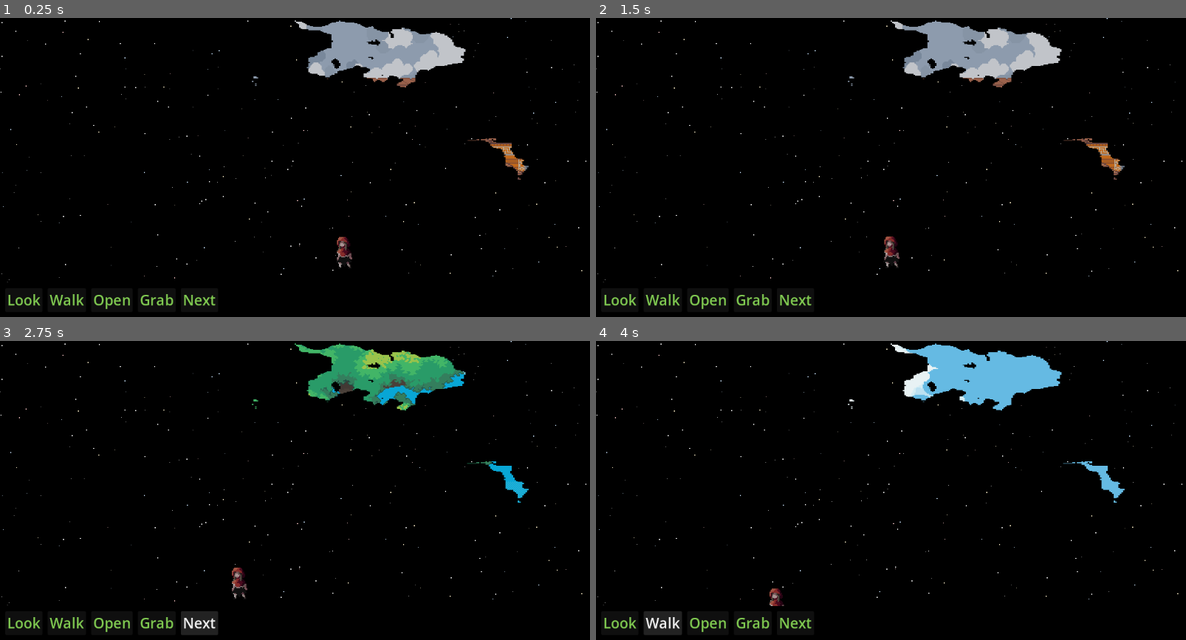
Above: before the commit, frames 1-4 (two rows, left to right).
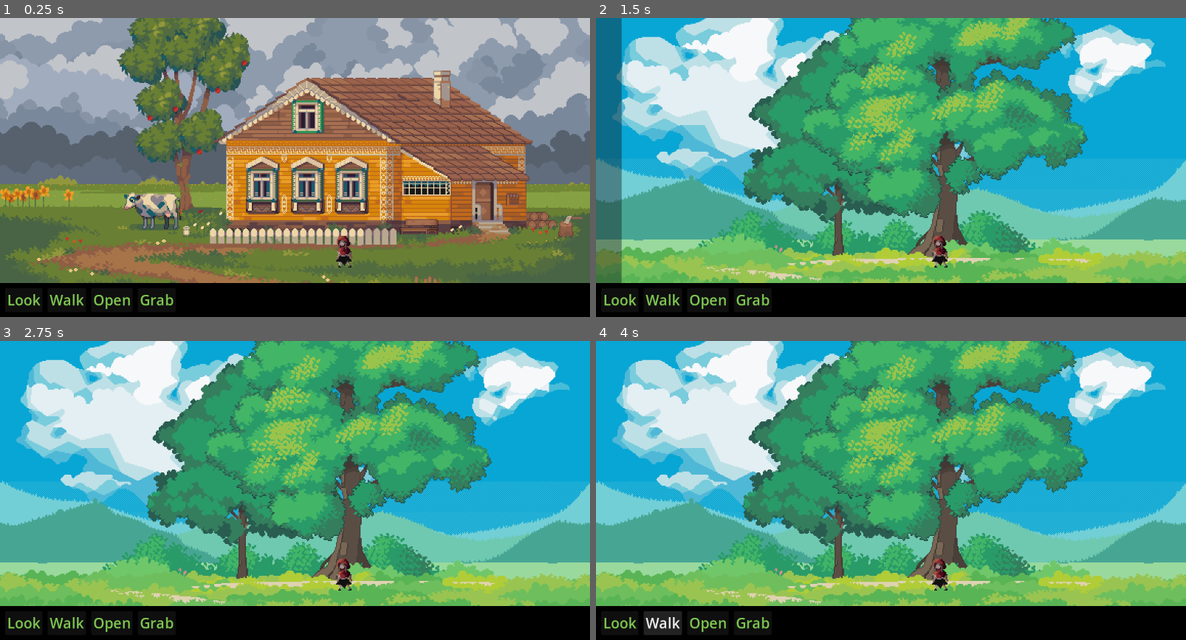
Above: after the commit, the same moments.

Repository: gregorhcs/GGJ26
Game: Godot game, scene res://SC_Game.tscn
Same seed, same stepped clock (60 frames per second), same inputs: the game is played once before the commit and once after it.
Inputs (mouse positions are in pixels of both pictures, inside the frame that each line leads up to):
- Up to frame 1 (0.25 s): no input
- Up to frame 2 (1.5 s): click "Look" at 0.5 s; click (607, 149) at 1.27 s
- Up to frame 3 (2.75 s): click (200, 622) at 2 s, where only the run before the commit has a clickable "Next"
- Up to frame 4 (4 s): click (796, 622) at 2.75 s, where only the run before the commit has a clickable "Next"; click "Walk" at 3.5 s

The runs differ from the first frame. In frame 1, 85% of the frame differs, in the area x 0-100%, y 0-97%; in frame 2, 89%; in frame 3, 85%; in frame 4, 89%.

Commit message:
UI input move to correct

Diff:
--- a/Prefabs/SC_LevelChange.tscn
+++ b/Prefabs/SC_LevelChange.tscn
@@ -1,3 +1,28 @@
 [gd_scene format=3 uid="uid://bt1mkr28sjdjb"]
 
-[node name="ScLevelChange" type="Node2D" unique_id=2081177871]
+[ext_resource type="Script" uid="uid://cndnf125ippai" path="res://Scripts/LevelChangeTrigger.gd" id="1_t1cv8"]
+
+[sub_resource type="StyleBoxEmpty" id="StyleBoxEmpty_t1cv8"]
+
+[sub_resource type="StyleBoxFlat" id="StyleBoxFlat_s18d6"]
+bg_color = Color(0.069, 0.082433335, 0.1, 0.40392157)
+
+[node name="ScLevelChange" type="Control" unique_id=1555687100 node_paths=PackedStringArray("TriggerButton")]
+layout_mode = 3
+anchors_preset = 0
+script = ExtResource("1_t1cv8")
+TriggerButton = NodePath("Button")
+
+[node name="Button" type="Button" parent="." unique_id=543647863]
+layout_mode = 1
+anchors_preset = 15
+anchor_right = 1.0
+anchor_bottom = 1.0
+grow_horizontal = 2
+grow_vertical = 2
+theme_override_styles/normal = SubResource("StyleBoxEmpty_t1cv8")
+theme_override_styles/hover = SubResource("StyleBoxFlat_s18d6")
+
+[connection signal="mouse_entered" from="Button" to="." method="_on_button_mouse_entered"]
+[connection signal="mouse_exited" from="Button" to="." method="_on_button_mouse_exited"]
+[connection signal="pressed" from="Button" to="." method="_on_button_pressed"]
--- a/SC_Game.tscn
+++ b/SC_Game.tscn
@@ -8,6 +8,7 @@
 [ext_resource type="Shader" uid="uid://cpw7c07oynd44" path="res://Shaders/SH_Starfield.gdshader" id="5_qbhns"]
 [ext_resource type="Shader" uid="uid://d0yxr6psoc2h7" path="res://Shaders/SH_Fracture.gdshader" id="6_i7ulb"]
 [ext_resource type="PackedScene" uid="uid://bj77ng66yfap2" path="res://Prefabs/SC_Avatar.tscn" id="6_tte00"]
+[ext_resource type="PackedScene" uid="uid://bt1mkr28sjdjb" path="res://Prefabs/SC_LevelChange.tscn" id="8_mnbkb"]
 
 [sub_resource type="ShaderMaterial" id="ShaderMaterial_i7ulb"]
 shader = ExtResource("5_qbhns")
@@ -20,7 +21,7 @@
 shader_parameter/CRACK_depth = 1
 shader_parameter/CRACK_zebra_scale = 1.0
 shader_parameter/CRACK_zebra_amp = 0.5690000270275
-shader_parameter/CRACK_profile = 0.698000033155
+shader_parameter/CRACK_profile = 0.0
 shader_parameter/CRACK_slope = 13.9610006156475
 shader_parameter/RATIO = 2.04200009373512
 shader_parameter/fracture_amount = 0.5650000268375
@@ -35,8 +36,8 @@
 grow_horizontal = 2
 grow_vertical = 2
 script = ExtResource("1_llf3c")
-AvatarControl = NodePath("VBoxContainer/ColorRectTop/ScAvatar")
-ScreenUIContainer = NodePath("VBoxContainer/ColorRectTop/TextureRect")
+AvatarControl = NodePath("VBoxContainer/Control/ScAvatar")
+ScreenUIContainer = NodePath("VBoxContainer/Control/ColorRectTop/BackgroundImage")
 Screens = Array[Texture2D]([ExtResource("2_afm0w"), ExtResource("3_od4mt"), ExtResource("4_toqui")])
 
 [node name="VBoxContainer" type="VBoxContainer" parent="." unique_id=752364534]
@@ -48,13 +49,25 @@
 grow_vertical = 2
 theme_override_constants/separation = 0
 
-[node name="ColorRectTop" type="ColorRect" parent="VBoxContainer" unique_id=343019258]
-material = SubResource("ShaderMaterial_i7ulb")
+[node name="Control" type="Control" parent="VBoxContainer" unique_id=680699202]
 layout_mode = 2
 size_flags_vertical = 3
 size_flags_stretch_ratio = 4.0
+mouse_filter = 1
 
-[node name="TextureRect" type="TextureRect" parent="VBoxContainer/ColorRectTop" unique_id=1478171983]
+[node name="ColorRectTop" type="ColorRect" parent="VBoxContainer/Control" unique_id=343019258]
+material = SubResource("ShaderMaterial_i7ulb")
+layout_mode = 1
+anchors_preset = 15
+anchor_right = 1.0
+anchor_bottom = 1.0
+grow_horizontal = 2
+grow_vertical = 2
+size_flags_vertical = 3
+size_flags_stretch_ratio = 4.0
+mouse_filter = 1
+
+[node name="BackgroundImage" type="TextureRect" parent="VBoxContainer/Control/ColorRectTop" unique_id=1478171983]
 material = SubResource("ShaderMaterial_mnbkb")
 layout_mode = 1
 anchors_preset = 15
@@ -67,8 +80,29 @@
 expand_mode = 3
 stretch_mode = 6
 
-[node name="ScAvatar" parent="VBoxContainer/ColorRectTop" unique_id=148740442 instance=ExtResource("6_tte00")]
-position = Vector2(670, 492)
+[node name="ScAvatar" parent="VBoxContainer/Control" unique_id=148740442 instance=ExtResource("6_tte00")]
+position = Vector2(670, 490)
+
+[node name="HBoxContainer" type="HBoxContainer" parent="VBoxContainer/Control" unique_id=3630931]
+layout_mode = 1
+anchors_preset = 15
+anchor_right = 1.0
+anchor_bottom = 1.0
+grow_horizontal = 2
+grow_vertical = 2
+mouse_filter = 2
+
+[node name="ScLevelChange_Left" parent="VBoxContainer/Control/HBoxContainer" unique_id=1555687100 instance=ExtResource("8_mnbkb")]
+z_index = 2
+custom_minimum_size = Vector2(50, 0)
+layout_mode = 2
+size_flags_horizontal = 2
+
+[node name="ScLevelChange_Right" parent="VBoxContainer/Control/HBoxContainer" unique_id=2081177871 instance=ExtResource("8_mnbkb")]
+z_index = 2
+custom_minimum_size = Vector2(50, 0)
+layout_mode = 2
+size_flags_horizontal = 10
 
 [node name="ColorRectBot" type="ColorRect" parent="VBoxContainer" unique_id=301630333]
 layout_mode = 2
@@ -121,11 +155,7 @@
 theme_override_font_sizes/font_size = 28
 text = "Grab"
 
-[node name="ButtonNext" type="Button" parent="VBoxContainer/ColorRectBot/MarginContainer/HFlowContainer" unique_id=1935172839]
-layout_mode = 2
-theme_override_colors/font_color = Color(0.5019608, 0.7921569, 0.31764707, 1)
-theme_override_constants/outline_size = 0
-theme_override_font_sizes/font_size = 28
-text = "Next"
-
-[connection signal="pressed" from="VBoxContainer/ColorRectBot/MarginContainer/HFlowContainer/ButtonNext" to="." method="_on_button_next_pressed"]
+[connection signal="gui_input" from="VBoxContainer/Control/ColorRectTop" to="." method="_on_color_rect_top_gui_input"]
+[connection signal="gui_input" from="VBoxContainer/Control/ColorRectTop/BackgroundImage" to="." method="_on_background_image_gui_input"]
+[connection signal="triggered" from="VBoxContainer/Control/HBoxContainer/ScLevelChange_Left" to="." method="_on_sc_level_change_left_triggered"]
+[connection signal="triggered" from="VBoxContainer/Control/HBoxContainer/ScLevelChange_Right" to="." method="_on_sc_level_change_right_triggered"]
--- /dev/null
+++ b/STYLE_LevelChangeTriggerButton.tres
@@ -0,0 +1,3 @@
+[gd_resource type="StyleBoxEmpty" format=3 uid="uid://duqw0akm3r67l"]
+
+[resource]
--- a/Scripts/GameDirector.gd
+++ b/Scripts/GameDirector.gd
@@ -1,6 +1,7 @@
-extends Node
+extends Control
 
 @export var AvatarControl : Node
+@export var WalkableArea : Node
 
 @export var ScreenUIContainer : TextureRect
 @export var Screens : Array[Texture2D]
@@ -11,20 +12,22 @@
 func _ready() -> void:
 	_update_screen(0)
 
-
 # Called every frame. 'delta' is the elapsed time since the previous frame.
 func _process(delta: float) -> void:
 	pass
 
-func _input(event):
-	if event.is_action_pressed("world_act_at"):
+func _on_background_image_gui_input(event: InputEvent) -> void:
+	if event is InputEventMouseButton and event.pressed:
 		AvatarControl.move_to(event.position)
 
-
-func _on_button_next_pressed() -> void:
-	_update_screen((CurrentScreen + 1) % Screens.size())
 
 func _update_screen(new_screen: int) -> void:
 	if new_screen != CurrentScreen:
 		ScreenUIContainer.texture = Screens[CurrentScreen]
 		CurrentScreen = new_screen
+
+func _on_sc_level_change_left_triggered() -> void:
+	_update_screen((CurrentScreen  - 1) % Screens.size())
+
+func _on_sc_level_change_right_triggered() -> void:
+	_update_screen((CurrentScreen + 1) % Screens.size())
--- /dev/null
+++ b/Scripts/LevelChangeTrigger.gd
@@ -0,0 +1,14 @@
+extends Node
+
+@export var TriggerButton : Button
+
+signal triggered;
+
+func _on_button_pressed() -> void:
+	emit_signal("triggered")
+
+func _on_button_mouse_entered() -> void:
+	pass
+
+func _on_button_mouse_exited() -> void:
+	pass
Not shown, added: Scripts/LevelChangeTrigger.gd.uid
